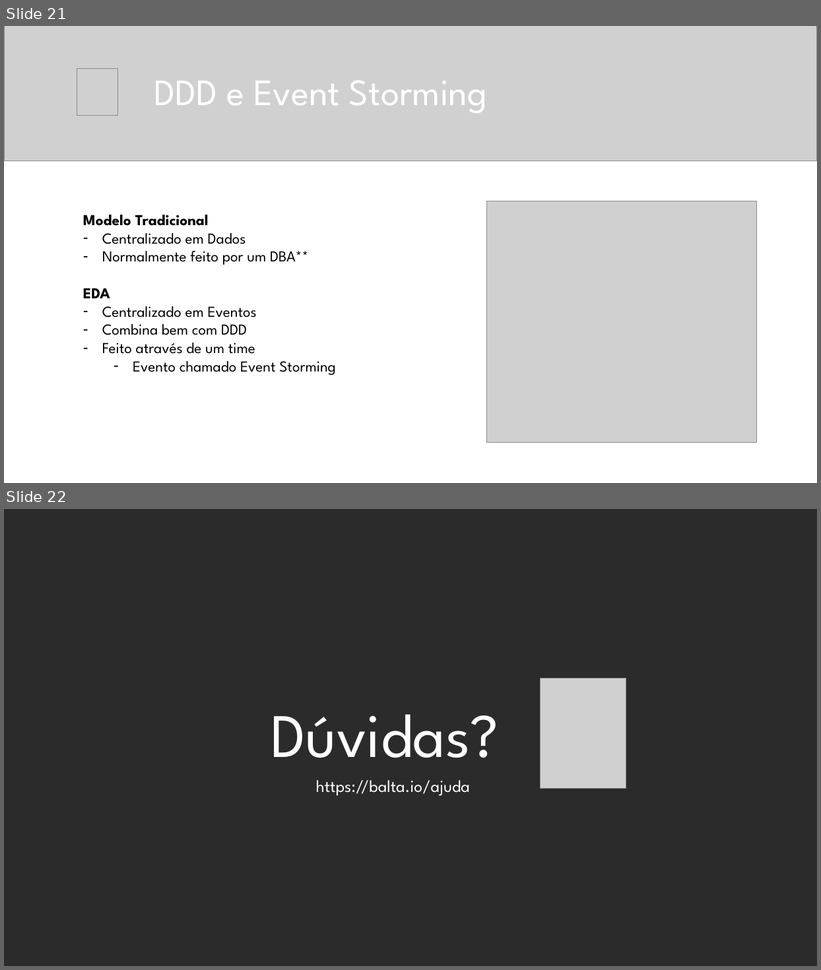
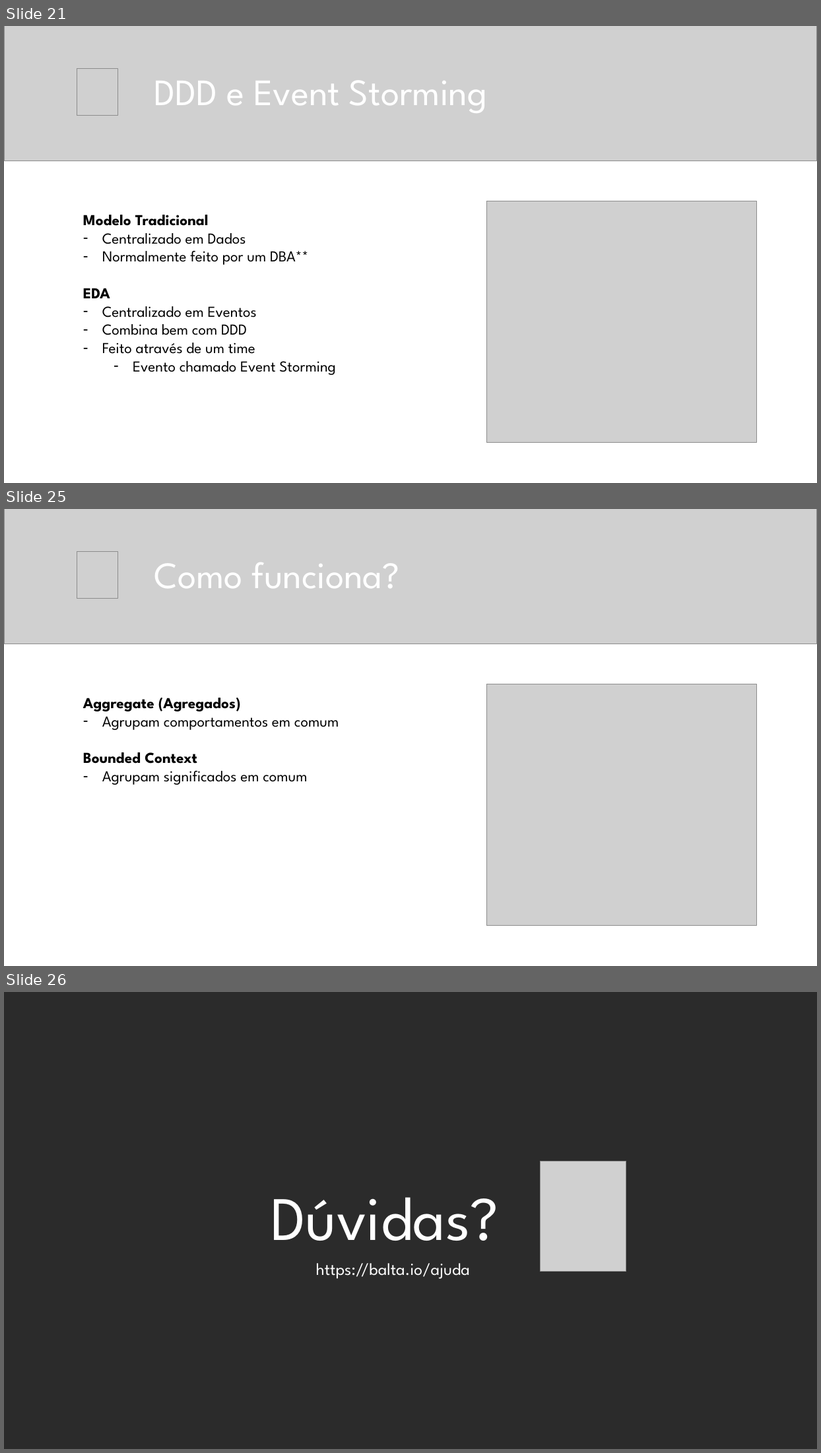
Before and after one commit to balta-io/2810, a slide deck: 2021-08-25_event-driven-architecture.pptx. Shown one above the other, each under a label of ours: slides 21 and 22 before the commit, slides 21, 25 and 26 after it; the slides between them are not shown. The pictures are 821x970 and 821x1453 pixels, drawn with LibreOffice and Linux fonts; fonts in the diff are those of the drawing; grey boxes stand for pictures; background and template pictures are left out; a plain dark background stands for a picture behind light text. Boxes give left, top, right and bottom in pixels: in the first picture for what was removed or moved away, otherwise in the second. Text is boxed around its words. In the diff, an @@ line names an element or a change of style, - is before the commit and + after.

```diff
--- a/2021-08-25_event-driven-architecture.pptx
+++ b/2021-08-25_event-driven-architecture.pptx
@@ slide 25 added at box(4, 509, 817, 966), background #FFFFFF @@
@@ picture added at box(4, 509, 817, 644) @@
@@ picture added at box(77, 552, 118, 599) @@
@@ title added at box(154, 562, 400, 588), 44 pt, text #FFFFFF @@
+Como funciona?
@@ picture added at box(486, 685, 757, 925) @@
@@ text added at box(83, 698, 339, 785), 18 pt, text #000000 @@
+Aggregate (Agregados)
+– Agrupam comportamentos em comum
+Bounded Context
+– Agrupam significados em comum
@@ what was slide 22 is now slide 26 @@
```
Also in this commit, not shown: 3 other slides added.
